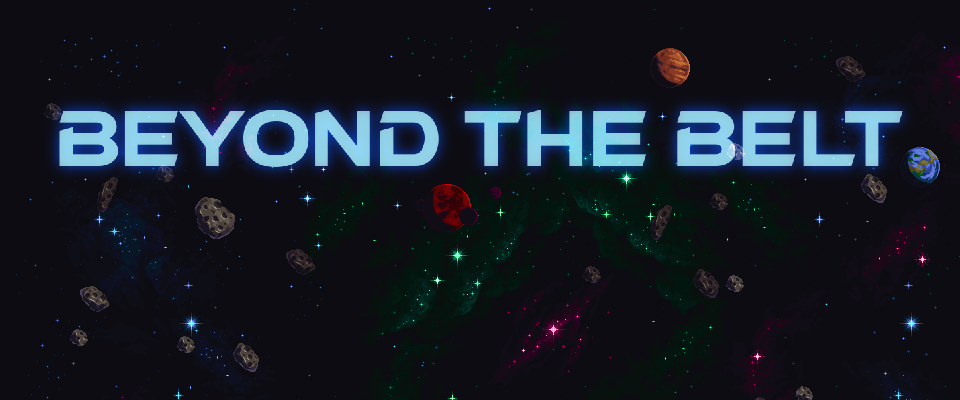
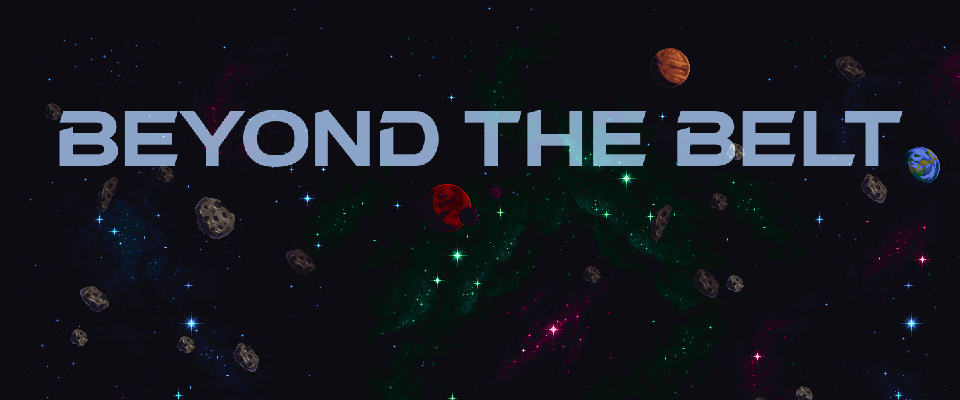
Before/after of a w=960, h=400 layered artwork. What changed in the layer stack:
hid "Paint Layer 1 (pasted)" (3rd of 5) over [45, 96, 914, 181]
hid "Paint Layer 1 (pasted)" (4th of 5) over [45, 96, 914, 181]
painted on "Preview3.png" over [45, 96, 914, 181]